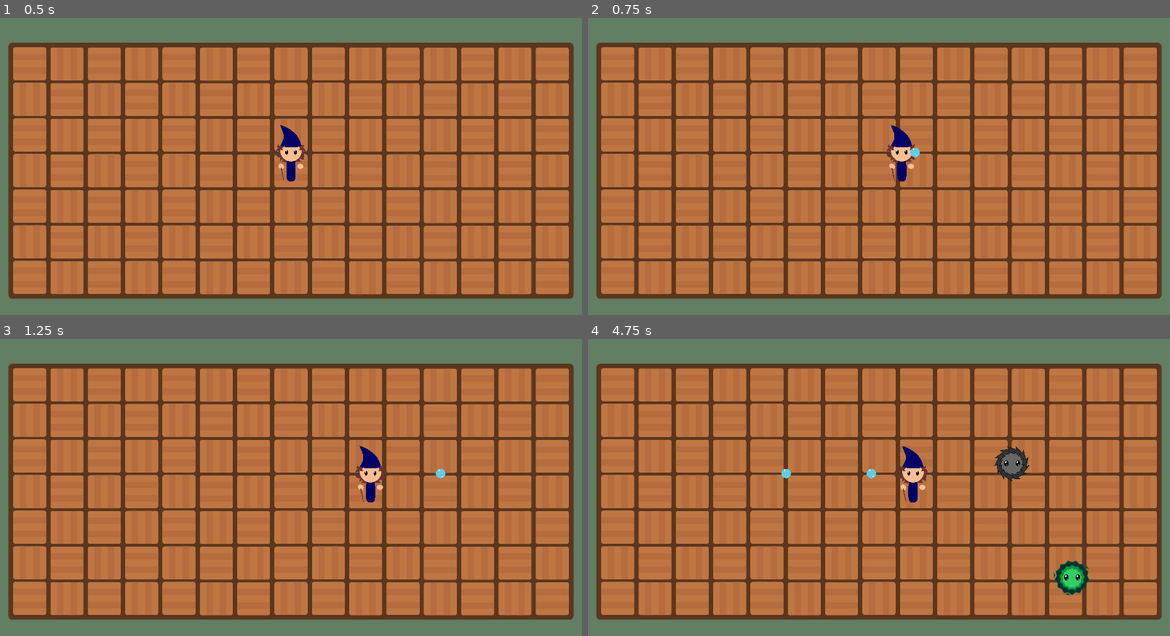
Above: before the commit, frames 1-4 (two rows, left to right).
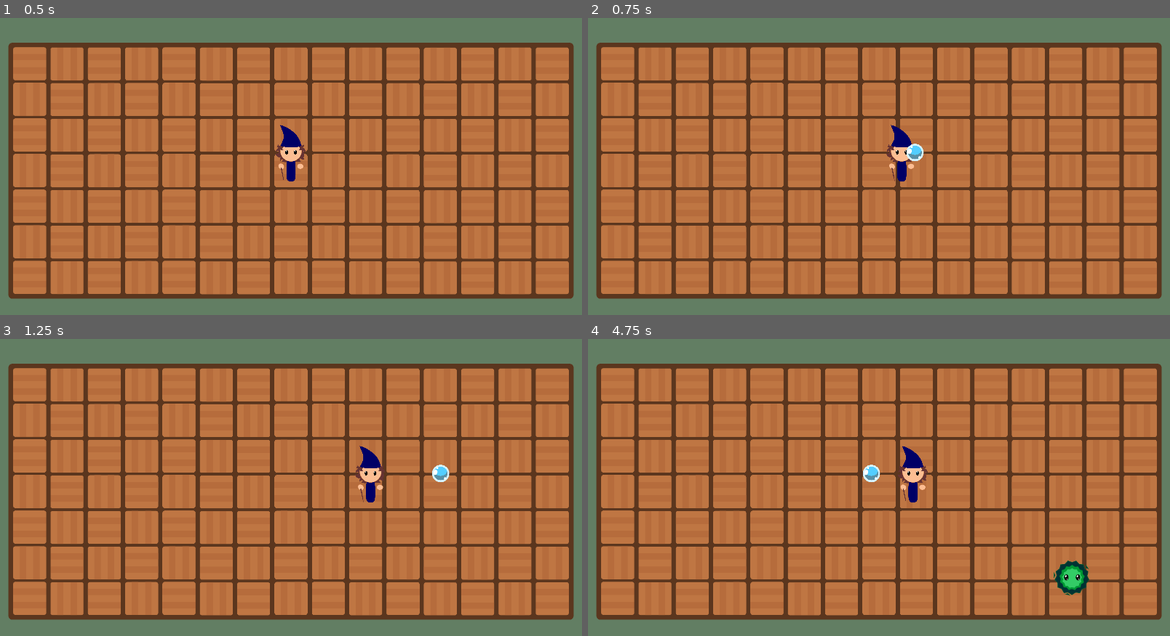
Above: after the commit, the same moments.

Repository: Fr33yr/GGJ-2025-Bolle
Game: Godot game, scene res://scenes/main.tscn
Two runs of this game, one before a commit and one after it. Both use one fixed random seed, a clock stepped at 60 frames per second and the inputs below.
Inputs (mouse positions are in pixels of both pictures, inside the frame that each line leads up to):
- Up to frame 1 (0.5 s): no input
- Up to frame 2 (0.75 s): tap Enter at 0.5 s; move the mouse to (1007, 136) at 0.52 s; hold Right (move_right) from 0.53 s (still down); click (1007, 136) at 0.6 s
- Up to frame 3 (1.25 s): keep holding Right (move_right)
- Up to frame 4 (4.75 s): move the mouse to (762, 490) at 1.27 s; release Right (move_right) at 1.28 s; hold Down (move_down) 1.28-2.03 s; click (762, 490) at 1.35 s; move the mouse to (937, 401) at 2.02 s; hold Right (move_right) 2.03-2.78 s; click (937, 401) at 2.1 s; move the mouse to (849, 537) at 2.77 s; hold Up (move_up) 2.78-3.53 s; click (849, 537) at 2.85 s; move the mouse to (1053, 523) at 3.52 s; hold Left (move_left) from 3.53 s (still down); click (1053, 523) at 3.6 s; move the mouse to (704, 425) at 4.27 s; click (704, 425) at 4.35 s

Frame 1 is identical in both runs. In frame 2, 0.1% of the frame differs, in the area x 54-58%, y 42-49%; in frame 3, 0.1%; in frame 4, 0.7%, in the area x 33-76%, y 36-49%.

Commit message:
new assets & music + mobspawner accelerator

Diff:
--- a/scenes/bubble.tscn
+++ /dev/null
@@ -1,31 +0,0 @@
-[gd_scene load_steps=4 format=3 uid="uid://b13blqarytcyc"]
-
-[ext_resource type="Texture2D" uid="uid://cowt1bmhirdek" path="res://assets/bubble.png" id="1_7jrn1"]
-[ext_resource type="Script" path="res://scripts/bubble.gd" id="1_nikxw"]
-
-[sub_resource type="CircleShape2D" id="CircleShape2D_5l6xw"]
-radius = 15.0
-
-[node name="Bubble" type="StaticBody2D"]
-scale = Vector2(2, 2)
-collision_layer = 4
-collision_mask = 4
-script = ExtResource("1_nikxw")
-
-[node name="Sprite2D" type="Sprite2D" parent="."]
-texture = ExtResource("1_7jrn1")
-
-[node name="CollisionShape2D" type="CollisionShape2D" parent="."]
-shape = SubResource("CircleShape2D_5l6xw")
-
-[node name="Area2D" type="Area2D" parent="."]
-collision_layer = 4
-collision_mask = 2
-
-[node name="HitBox" type="CollisionShape2D" parent="Area2D"]
-shape = SubResource("CircleShape2D_5l6xw")
-
-[node name="VisibleOnScreenNotifier2D" type="VisibleOnScreenNotifier2D" parent="."]
-
-[connection signal="area_entered" from="Area2D" to="." method="_on_area_2d_area_entered"]
-[connection signal="screen_exited" from="VisibleOnScreenNotifier2D" to="." method="_on_visible_on_screen_notifier_2d_screen_exited"]
--- /dev/null
+++ b/scenes/bubble_blue.tscn
@@ -0,0 +1,30 @@
+[gd_scene load_steps=4 format=3 uid="uid://b13blqarytcyc"]
+
+[ext_resource type="Script" path="res://scripts/bubble.gd" id="1_5vvfr"]
+[ext_resource type="Texture2D" uid="uid://2pnbvvkqib4l" path="res://assets/bubbles/Skip_BurbujaCeleste.png" id="2_7tl0j"]
+
+[sub_resource type="CircleShape2D" id="CircleShape2D_5l6xw"]
+radius = 46.5242
+
+[node name="Bubble_Blue" type="StaticBody2D"]
+collision_layer = 4
+collision_mask = 4
+script = ExtResource("1_5vvfr")
+
+[node name="Sprite2D" type="Sprite2D" parent="."]
+texture = ExtResource("2_7tl0j")
+
+[node name="CollisionShape2D" type="CollisionShape2D" parent="."]
+shape = SubResource("CircleShape2D_5l6xw")
+
+[node name="Area2D" type="Area2D" parent="."]
+collision_layer = 4
+collision_mask = 2
+
+[node name="HitBox" type="CollisionShape2D" parent="Area2D"]
+shape = SubResource("CircleShape2D_5l6xw")
+
+[node name="VisibleOnScreenNotifier2D" type="VisibleOnScreenNotifier2D" parent="."]
+
+[connection signal="area_entered" from="Area2D" to="." method="_on_area_2d_area_entered"]
+[connection signal="screen_exited" from="VisibleOnScreenNotifier2D" to="." method="_on_visible_on_screen_notifier_2d_screen_exited"]
--- a/scenes/enemy1.tscn
+++ b/scenes/enemy1.tscn
@@ -1,6 +1,6 @@
 [gd_scene load_steps=6 format=3 uid="uid://b08lx1offh8ek"]
 
-[ext_resource type="Script" path="res://scripts/enemy1.gd" id="1_e1786"]
+[ext_resource type="Script" path="res://scripts/enemy.gd" id="1_e1786"]
 [ext_resource type="Texture2D" uid="uid://c0hmgb1rb7fuw" path="res://assets/enemies/Enemigo 1 A.png" id="2_14ffa"]
 [ext_resource type="PackedScene" uid="uid://lfqx1j7lpv8r" path="res://scenes/hp_system.tscn" id="3_libdg"]
 [ext_resource type="PackedScene" uid="uid://ra04r8rkne2q" path="res://scenes/hp_bar.tscn" id="4_wxpug"]
--- a/scenes/enemy2.tscn
+++ b/scenes/enemy2.tscn
@@ -1,6 +1,6 @@
 [gd_scene load_steps=6 format=3 uid="uid://b2wd8viwu350v"]
 
-[ext_resource type="Script" path="res://scripts/enemy1.gd" id="1_degdq"]
+[ext_resource type="Script" path="res://scripts/enemy.gd" id="1_degdq"]
 [ext_resource type="Texture2D" uid="uid://c71mp2w3itwti" path="res://assets/enemies/Enemigo 2 A.png" id="2_ug6gb"]
 [ext_resource type="PackedScene" uid="uid://lfqx1j7lpv8r" path="res://scenes/hp_system.tscn" id="3_xtnne"]
 [ext_resource type="PackedScene" uid="uid://ra04r8rkne2q" path="res://scenes/hp_bar.tscn" id="4_wktj2"]
--- a/scenes/main.tscn
+++ b/scenes/main.tscn
@@ -29,6 +29,10 @@
 
 [node name="EnemySpawnTimer" type="Timer" parent="."]
 wait_time = 2.0
+autostart = true
+
+[node name="EnemySpawnAccelerator" type="Timer" parent="."]
+wait_time = 10.0
 autostart = true
 
 [node name="EnemySpawnSFX" type="AudioStreamPlayer" parent="."]
@@ -135,3 +139,4 @@
 position = Vector2(0, -1)
 
 [connection signal="timeout" from="EnemySpawnTimer" to="." method="_on_timer_timeout"]
+[connection signal="timeout" from="EnemySpawnAccelerator" to="." method="_on_enemy_spawn_accelerator_timeout"]
--- a/scripts/bubble.gd
+++ b/scripts/bubble.gd
@@ -23,6 +23,5 @@
 
 
 func _on_area_2d_area_entered(area):
-	print("Bubble contacts with: ", area.get_parent().name)
 	if area.get_parent() is Enemy:
 		queue_free()
--- /dev/null
+++ b/scripts/enemy.gd
@@ -0,0 +1,65 @@
+extends CharacterBody2D
+
+class_name Enemy
+
+@onready var hp_system = $HP_System
+@onready var sprite_2d = $Sprite2D
+@onready var collision_shape_2d = $CollisionShape2D
+@onready var hp_bar = $HP_Bar
+@onready var hitbox = $Area2D/Hitbox
+
+@export var speed = 750.0
+@export var patrol_path: Array[Marker2D] = []
+@export var patrol_wait_time = 1.0
+@export var damage = 1
+@export var hp_max: int = 1
+
+var current_patrol_target = 0
+var wait_timer = 0.0
+
+# Initializes the HPSystem.
+func _ready() -> void:
+	hp_system.init(hp_max)
+	hp_bar.max_value = hp_max
+	hp_bar.value = hp_max
+
+	hp_system.died.connect(on_Died)
+
+# Calls to HPSystem to apply damage.
+func apply_damage(damage_recieved: int):
+	hp_system.apply_damage(damage_recieved)
+
+
+# Disables all functions. Called from signal.
+func on_Died():
+	#TODO: Dying animation. ALSO SFX
+	queue_free()
+
+func _on_area_2d_area_entered(area: Area2D) -> void:
+	if area.get_parent() is Bubble:
+		var damage_recieved = (area.get_parent() as Bubble).damage
+		hp_system.apply_damage(damage_recieved)
+
+func take_damage(damage_recieved: int) -> void:
+	hp_bar.value -= damage_recieved
+
+func _physics_process(delta: float) -> void:
+	if patrol_path.size() > 1:
+		move_along_path(delta)
+
+func move_along_path(delta: float):
+	var target_position = patrol_path[current_patrol_target].global_position
+	var direction = (target_position - position).normalized()
+	var distance_to_target = position.distance_to(target_position)
+
+	if distance_to_target > speed * delta:
+		#TODO: Movement Animation.
+		velocity = direction * speed
+		move_and_slide()
+	else:
+		#TODO: Idle Animation.
+		position = target_position
+		wait_timer += delta
+		if wait_timer >= patrol_wait_time:
+			wait_timer = 0.0
+			current_patrol_target = (current_patrol_target + 1) % patrol_path.size()
--- a/scripts/enemy1.gd
+++ /dev/null
@@ -1,66 +0,0 @@
-extends CharacterBody2D
-
-class_name Enemy
-
-@onready var hp_system = $HP_System
-@onready var sprite_2d = $Sprite2D
-@onready var collision_shape_2d = $CollisionShape2D
-@onready var hp_bar = $HP_Bar
-@onready var hitbox = $Area2D/Hitbox
-
-@export var speed = 750.0
-@export var patrol_path: Array[Marker2D] = []
-@export var patrol_wait_time = 1.0
-@export var damage = 1
-@export var hp_max: int = 1
-
-var current_patrol_target = 0
-var wait_timer = 0.0
-
-# Initializes the HPSystem.
-func _ready() -> void:
-	hp_system.init(hp_max)
-	hp_bar.max_value = hp_max
-	hp_bar.value = hp_max
-
-	hp_system.died.connect(on_Died)
-
-# Calls to HPSystem to apply damage.
-func apply_damage(damage_recieved: int):
-	hp_system.apply_damage(damage_recieved)
-
-
-# Disables all functions. Called from signal.
-func on_Died():
-	#TODO: Dying animation. ALSO SFX
-	queue_free()
-
-func _on_area_2d_area_entered(area: Area2D) -> void:
-	print("Enemy contacts with: ", area.get_parent().name)
-	if area.get_parent() is Bubble:
-		var damage_recieved = (area.get_parent() as Bubble).damage
-		hp_system.apply_damage(damage_recieved)
-
-func take_damage(damage_recieved: int) -> void:
-	hp_bar.value -= damage_recieved
-
-func _physics_process(delta: float) -> void:
-	if patrol_path.size() > 1:
-		move_along_path(delta)
-
-func move_along_path(delta: float):
-	var target_position = patrol_path[current_patrol_target].global_position
-	var direction = (target_position - position).normalized()
-	var distance_to_target = position.distance_to(target_position)
-
-	if distance_to_target > speed * delta:
-		#TODO: Movement Animation.
-		velocity = direction * speed
-		move_and_slide()
-	else:
-		#TODO: Idle Animation.
-		position = target_position
-		wait_timer += delta
-		if wait_timer >= patrol_wait_time:
-			wait_timer = 0.0
-			current_patrol_target = (current_patrol_target + 1) % patrol_path.size()
--- a/scripts/main.gd
+++ b/scripts/main.gd
@@ -3,13 +3,19 @@
 @onready var player_spawn = $PlayerSpawn
 @onready var bubble_container = $BubbleContainer
 @onready var player = $Player
+
 @export var enemy_spawners: Array[Marker2D] = []
 @export var enemy_markers: Array[Marker2D] = []
+
 @onready var enemies_container = $EnemiesContainer
 @onready var enemy_spawn_sfx = $EnemySpawnSFX
+@onready var enemy_spawn_timer = $EnemySpawnTimer
+@onready var enemy_spawn_accelerator = $EnemySpawnAccelerator
 
 const enemy1_scene = preload("res://scenes/enemy1.tscn")
 const enemy2_scene = preload("res://scenes/enemy2.tscn")
+
+var elapsedTime = 0
 
 # Called when the node enters the scene tree for the first time.
 func _ready():
@@ -41,3 +47,7 @@
 
 	enemies_container.add_child(enemy)
 	enemy_spawn_sfx.play()
+
+
+func _on_enemy_spawn_accelerator_timeout():
+	enemy_spawn_timer.wait_time -= 0.1
--- a/scripts/player.gd
+++ b/scripts/player.gd
@@ -17,7 +17,7 @@
 var character_direction : Vector2
 var aim_direction = Vector2(-1,0)
 
-var bubble_scene = preload("res://scenes/bubble.tscn")
+var bubble_scene = preload("res://scenes/bubble_blue.tscn")
 
 # Initializes the HPSystem.
 func _ready() -> void:
Binary file added: assets/background/escenario 4.png
Not shown, added: assets/background/escenario 4.png.import
Binary file added: assets/bubbles/Skip_BurbujaCeleste.png
Not shown, added: assets/bubbles/Skip_BurbujaCeleste.png.import
Binary file added: assets/bubbles/Skip_BurbujaRoja.png
Not shown, added: assets/bubbles/Skip_BurbujaRoja.png.import
Binary file added: assets/bubbles/Skip_BurbujaVerde.png
Not shown, added: assets/bubbles/Skip_BurbujaVerde.png.import
Binary file added: assets/bubbles/Skip_BurbujaVioleta.png
Not shown, added: assets/bubbles/Skip_BurbujaVioleta.png.import
Binary file added: assets/enemies/Enemigo 1 C.png
Not shown, added: assets/enemies/Enemigo 1 C.png.import
(and 27 more such lines)
